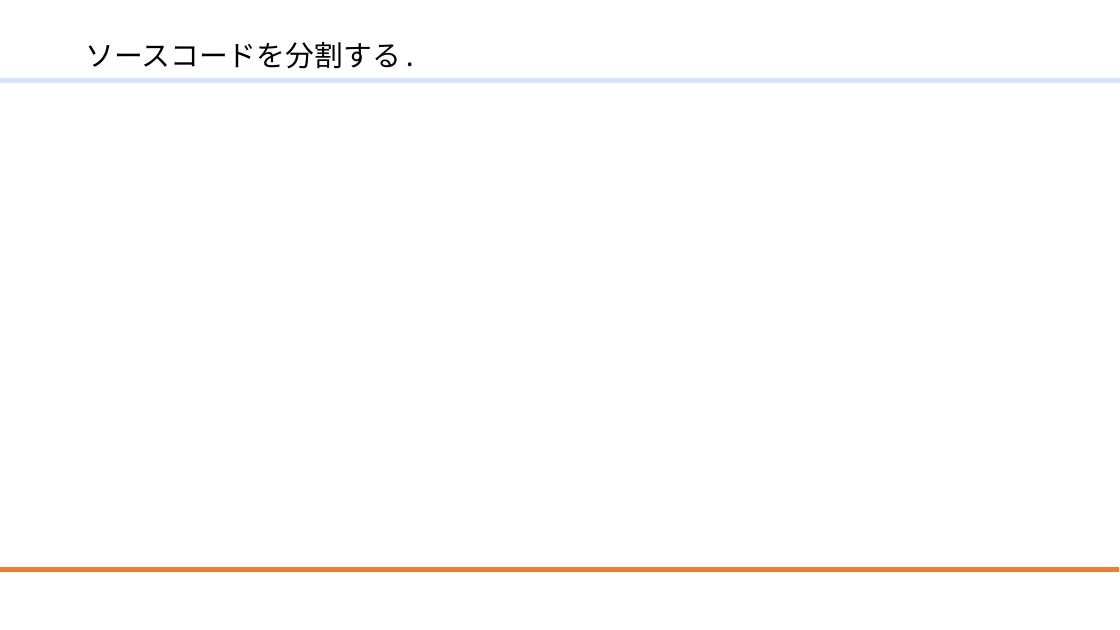
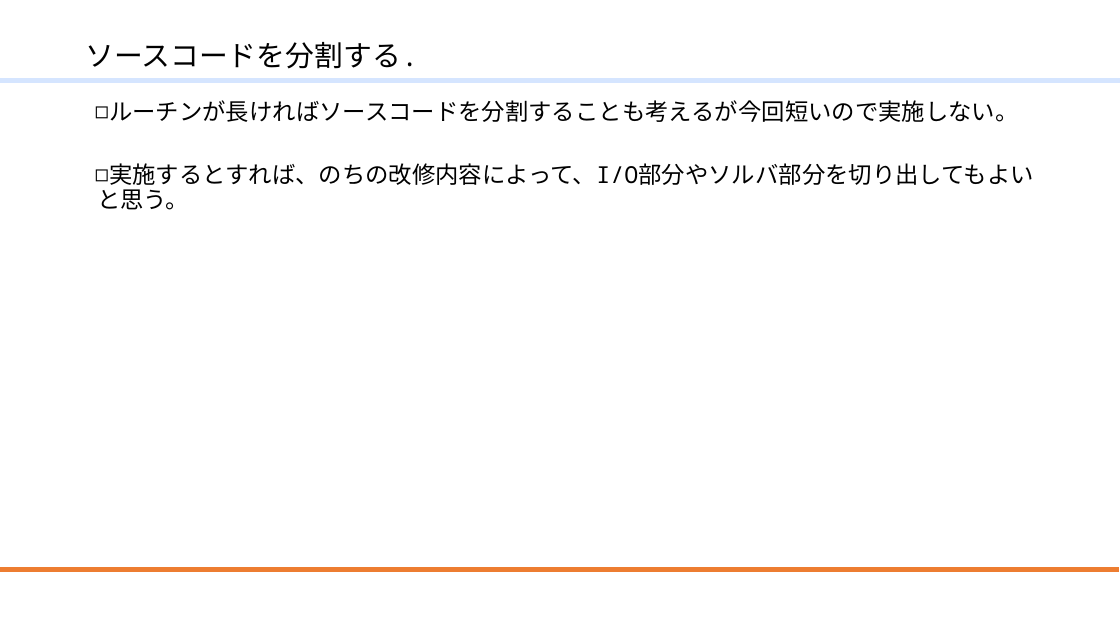
Before and after one commit to mmer547/ModernFortranLocalUserGroup, a slide deck: slide 37 of ModernFortran.f10/20210724_リファクタリング.pptx. Drawn at 1120x630 pixels with LibreOffice and Linux fonts; fonts in the diff are those of the drawing; background and template pictures are left out. Boxes give left, top, right and bottom in pixels: in the first picture for what was removed or moved away, otherwise in the second. Text is boxed around its words. In the diff, an @@ line names an element or a change of style, - is before the commit and + after.

```diff
--- a/ModernFortran.f10/20210724_リファクタリング.pptx
+++ b/ModernFortran.f10/20210724_リファクタリング.pptx
@@ text added at (97, 100, 1034, 210), 20 pt, text #000000 @@
+◻ ルーチンが長ければソースコードを分割することも考えるが今回短いので実施しない。
+◻ 実施するとすれば、のちの改修内容によって、I/O部分やソルバ部分を切り出してもよいと思う。
```
Also in this commit, not shown: 5 other slides changed, 4 slides added, 1 slide removed, 1 other file.
